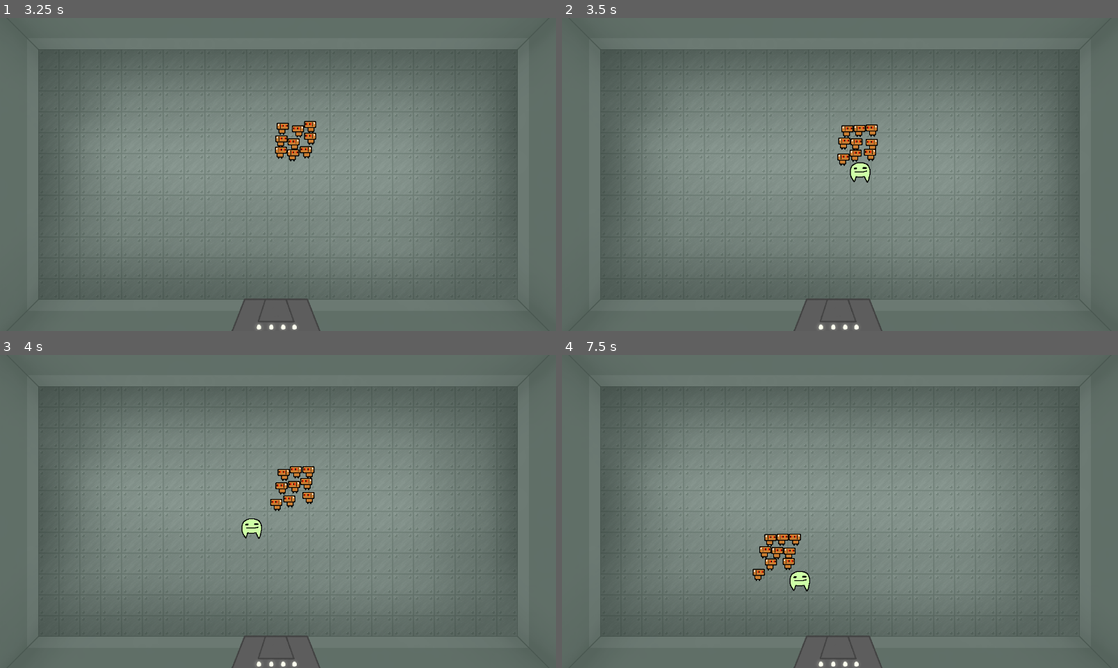
Above: before the commit, frames 1-4 (two rows, left to right).
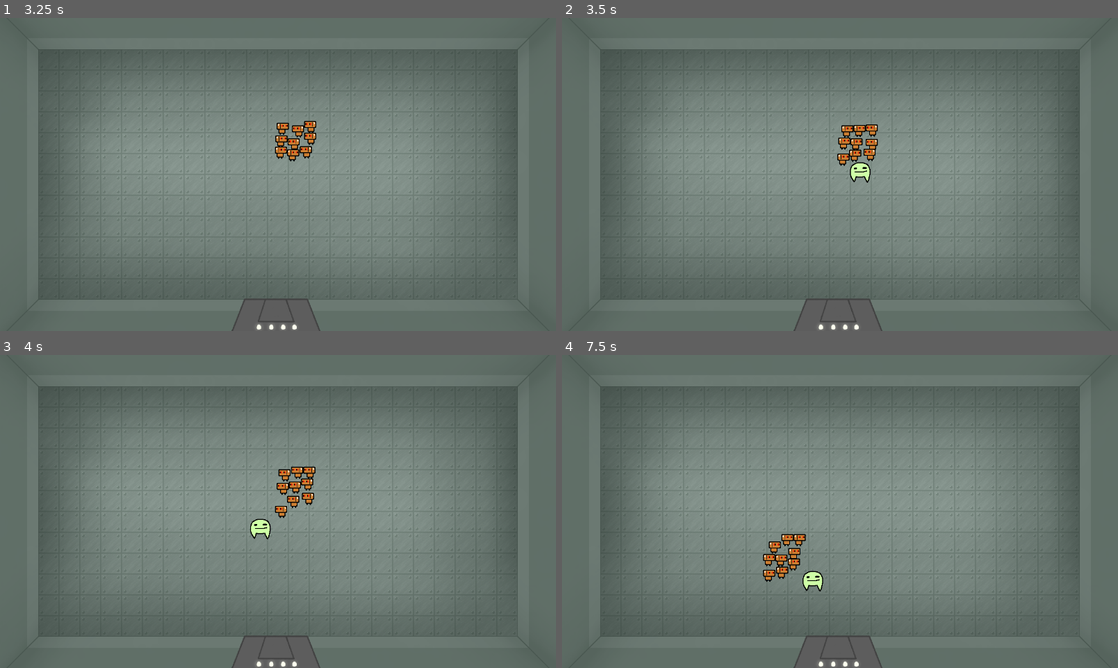
Above: after the commit, the same moments.

Repository: actually-reb/fenrir-2020
Game: Godot game, scene res://scene/Main.tscn
Same seed, same stepped clock (60 frames per second), same inputs: the game is played once before the commit and once after it.
Inputs:
- Up to frame 1 (3.25 s): hold D (move_right) 0.53-1.28 s; hold S (move_down) 1.28-2.03 s; hold D (move_right) 2.03-2.78 s; hold W (move_up) from 2.78 s (still down)
- Up to frame 2 (3.5 s): keep holding W (move_up)
- Up to frame 3 (4 s): release W (move_up) at 3.53 s; hold A (move_left) from 3.53 s (still down)
- Up to frame 4 (7.5 s): release A (move_left) at 5.03 s; hold S (move_down) 5.03-5.78 s; hold D (move_right) 5.78-6.53 s; hold W (move_up) 6.53-7.28 s; hold D (move_right) from 7.28 s (still down)

Frame 1 is identical in both runs. In frame 2, less than 0.1% of the frame differs, in the area x 51-57%, y 41-46%; in frame 3, 0.8%; in frame 4, 1.1%, in the area x 34-47%, y 57-76%.

Commit message:
added elevator script

Diff:
--- /dev/null
+++ b/entity/Elevator.gd
@@ -0,0 +1,21 @@
+extends Area2D
+
+signal elevator_entered
+
+var is_open = false
+
+func _ready():
+	pass
+
+func _process(delta):
+	if $AnimatedSprite.frame == 3:
+		$AnimatedSprite.stop()
+
+func open():
+	$AnimatedSprite.play()
+	is_open = true
+	$CollisionShape2D.disabled = false
+
+func _on_Elevator_body_entered(body):
+	if body.is_in_group("player"):
+		emit_signal("elevator_entered")
--- a/entity/Elevator.tscn
+++ b/entity/Elevator.tscn
@@ -1,22 +1,24 @@
-[gd_scene load_steps=7 format=2]
+[gd_scene load_steps=8 format=2]
 
 [ext_resource path="res://sprite/obj_elevator_2.png" type="Texture" id=1]
 [ext_resource path="res://sprite/obj_elevator.png" type="Texture" id=2]
 [ext_resource path="res://sprite/obj_elevator_3.png" type="Texture" id=3]
 [ext_resource path="res://sprite/obj_elevator_4.png" type="Texture" id=4]
+[ext_resource path="res://entity/Elevator.gd" type="Script" id=5]
 
 [sub_resource type="SpriteFrames" id=1]
 animations = [ {
 "frames": [ ExtResource( 2 ), ExtResource( 1 ), ExtResource( 3 ), ExtResource( 4 ) ],
 "loop": true,
 "name": "default",
-"speed": 5.0
+"speed": 6.0
 } ]
 
 [sub_resource type="RectangleShape2D" id=2]
 extents = Vector2( 52.085, 11.942 )
 
 [node name="Elevator" type="Area2D"]
+script = ExtResource( 5 )
 
 [node name="AnimatedSprite" type="AnimatedSprite" parent="."]
 scale = Vector2( 0.7, 0.7 )
@@ -25,3 +27,5 @@
 [node name="CollisionShape2D" type="CollisionShape2D" parent="."]
 position = Vector2( 0, -31.748 )
 shape = SubResource( 2 )
+disabled = true
+[connection signal="body_entered" from="." to="." method="_on_Elevator_body_entered"]
